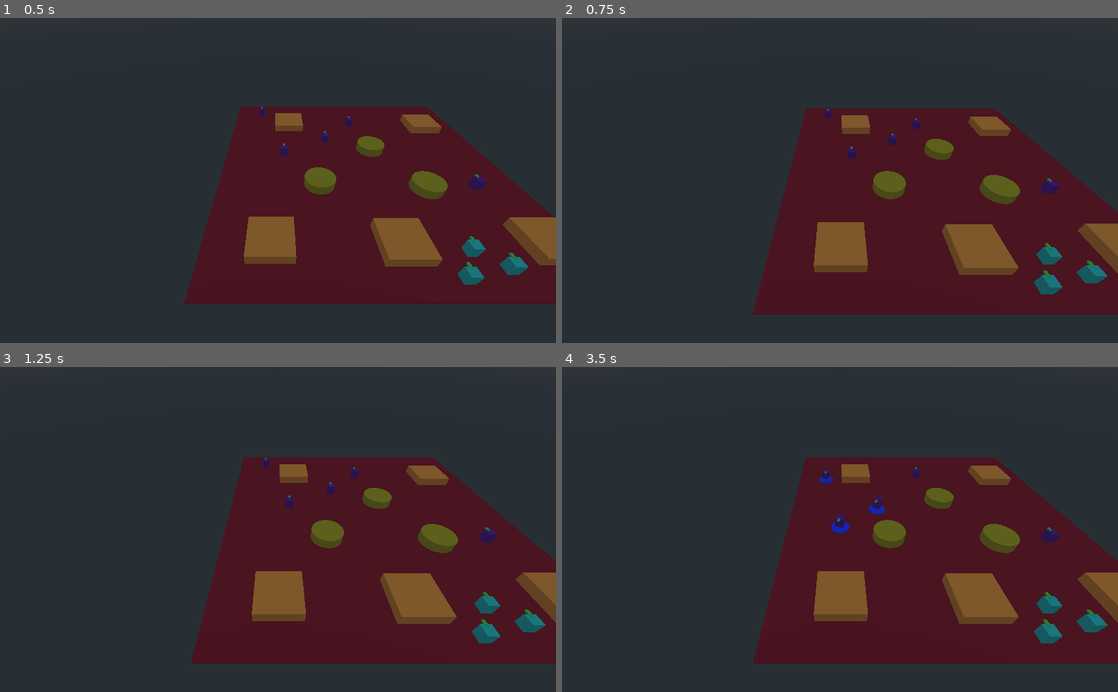
Above: before the commit, frames 1-4 (two rows, left to right).
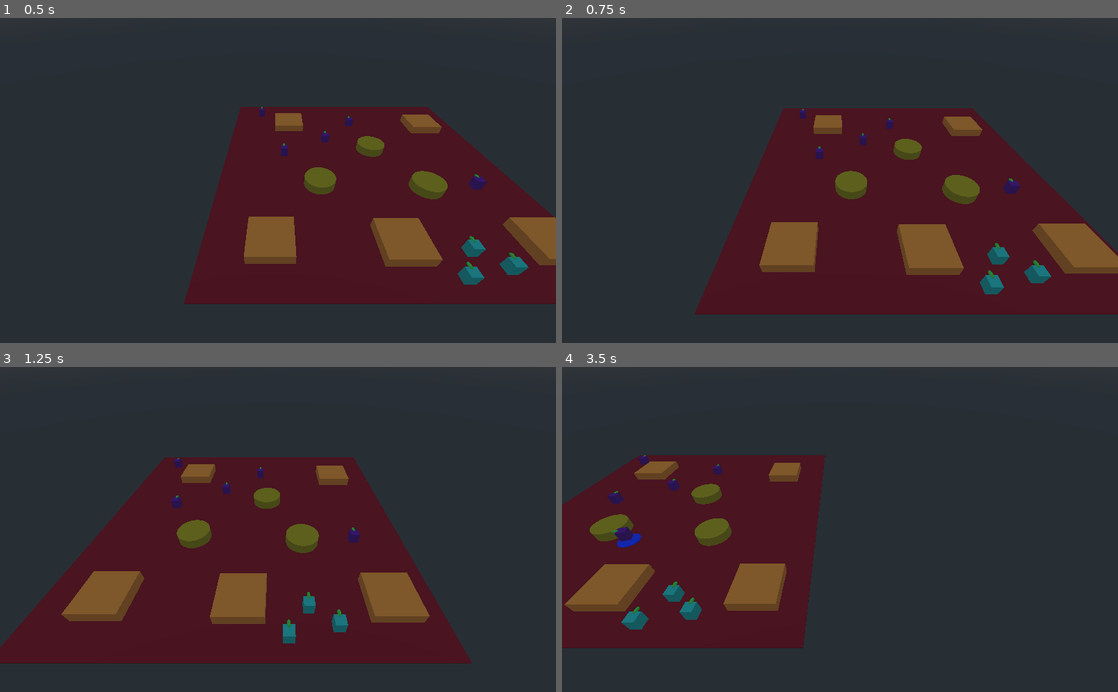
Above: after the commit, the same moments.

Repository: Ellord207/GodotShenanigans
Game: Godot game, scene res://World/TestWorld.tscn
The game is run twice, just before and just after one commit, with the same random seed, the same clock (stepped at 60 frames per second) and the same inputs.
Inputs (mouse positions are in pixels of both pictures, inside the frame that each line leads up to):
- Up to frame 1 (0.5 s): no input
- Up to frame 2 (0.75 s): move the mouse to (962, 164) at 0.52 s; press the mouse at (962, 164) at 0.53 s; hold Right from 0.53 s (still down)
- Up to frame 3 (1.25 s): keep holding Right
- Up to frame 4 (3.5 s): move the mouse to (728, 545) at 1.27 s; release Right at 1.28 s; release the mouse at (728, 545) at 1.28 s; hold Down 1.28-2.03 s; right-click (728, 545) at 1.35 s; move the mouse to (895, 458) at 2.02 s; press the mouse at (895, 458) at 2.03 s; hold Right 2.03-2.78 s; move the mouse to (812, 594) at 2.77 s; release the mouse at (812, 594) at 2.78 s; hold Up from 2.78 s (still down); right-click (812, 594) at 2.85 s

Frame 1 is identical in both runs. In frame 2, 19% of the frame differs, in the area x 23-100%, y 27-92%; in frame 3, 35%; in frame 4, 54%, in the area x 0-100%, y 27-92%.

Commit message:
Optionally use arrow keys to move camera

Diff:
--- a/World/CamControl.gd
+++ b/World/CamControl.gd
@@ -30,13 +30,13 @@
 func calc_move(m_pos, delta) -> void:
 	var v_size = get_viewport().size;
 	var move_vec = Vector3();
-	if m_pos.x < MOVE_MARGIN:
+	if m_pos.x < MOVE_MARGIN or Input.is_key_pressed(KEY_LEFT):
 		move_vec.x -= 1;
-	if m_pos.y < MOVE_MARGIN:
+	if m_pos.y < MOVE_MARGIN or Input.is_key_pressed(KEY_UP):
 		move_vec.z -= 1;
-	if m_pos.x > v_size.x - MOVE_MARGIN:
+	if m_pos.x > v_size.x - MOVE_MARGIN or Input.is_key_pressed(KEY_RIGHT):
 		move_vec.x += 1;
-	if m_pos.y > v_size.y - MOVE_MARGIN:
+	if m_pos.y > v_size.y - MOVE_MARGIN or Input.is_key_pressed(KEY_DOWN):
 		move_vec.z += 1;
 	move_vec = move_vec.rotated(Vector3(0, 1, 0), rotation_degrees.y);
 	global_translate(move_vec * delta * CAMERA_SPEED);
--- a/World/TestWorld.tscn
+++ b/World/TestWorld.tscn
@@ -16,36 +16,36 @@
 [sub_resource type="ConcavePolygonShape" id=4]
 data = PoolVector3Array( -25, 0.1, 25, 25, 0.1, 25, -25, -0.1, 25, 25, 0.1, 25, 25, -0.1, 25, -25, -0.1, 25, 25, 0.1, - …(428 unchanged characters)…
 
-[sub_resource type="CylinderMesh" id=12]
+[sub_resource type="CylinderMesh" id=5]
 top_radius = 2.5
 bottom_radius = 2.5
 height = 1.5
 
-[sub_resource type="SpatialMaterial" id=13]
+[sub_resource type="SpatialMaterial" id=6]
 albedo_color = Color( 0.568627, 0.454902, 0.0627451, 1 )
 
-[sub_resource type="ConcavePolygonShape" id=14]
+[sub_resource type="ConcavePolygonShape" id=7]
 data = PoolVector3Array( 0, 0.75, 2.5, 0.245, 0.75, 2.488, 0, 0.45, 2.5, 0.245, 0.75, 2.488, 0.245, 0.45, 2.488, 0, 0.4 …(50398 unchanged characters)…
 
-[sub_resource type="CubeMesh" id=5]
+[sub_resource type="CubeMesh" id=8]
 size = Vector3( 6, 1.5, 6 )
 
-[sub_resource type="SpatialMaterial" id=6]
+[sub_resource type="SpatialMaterial" id=9]
 albedo_color = Color( 0.772549, 0.411765, 0.14902, 1 )
-
-[sub_resource type="ConcavePolygonShape" id=7]
-data = PoolVector3Array( -3, 0.75, 3, 3, 0.75, 3, -3, -0.75, 3, 3, 0.75, 3, 3, -0.75, 3, -3, -0.75, 3, 3, 0.75, -3, -3, 0.75, -3, 3, -0.75, -3, -3, 0.75, -3, -3, -0.75, -3, 3, -0.75, -3, 3, 0.75, 3, 3, 0.75, -3, 3, -0.75, 3, 3, 0.75, -3, 3, -0.75, -3, 3, -0.75, 3, -3, 0.75, -3, -3, 0.75, 3, -3, -0.75, -3, -3, 0.75, 3, -3, -0.75, 3, -3, -0.75, -3, 3, 0.75, 3, -3, 0.75, 3, 3, 0.75, -3, -3, 0.75, 3, -3, 0.75, -3, 3, 0.75, -3, -3, -0.75, 3, 3, -0.75, 3, -3, -0.75, -3, 3, -0.75, 3, 3, -0.75, -3, -3, -0.75, -3 )
-
-[sub_resource type="ConcavePolygonShape" id=8]
-data = PoolVector3Array( -3, 0.75, 3, 3, 0.75, 3, -3, -0.75, 3, 3, 0.75, 3, 3, -0.75, 3, -3, -0.75, 3, 3, 0.75, -3, -3, 0.75, -3, 3, -0.75, -3, -3, 0.75, -3, -3, -0.75, -3, 3, -0.75, -3, 3, 0.75, 3, 3, 0.75, -3, 3, -0.75, 3, 3, 0.75, -3, 3, -0.75, -3, 3, -0.75, 3, -3, 0.75, -3, -3, 0.75, 3, -3, -0.75, -3, -3, 0.75, 3, -3, -0.75, 3, -3, -0.75, -3, 3, 0.75, 3, -3, 0.75, 3, 3, 0.75, -3, -3, 0.75, 3, -3, 0.75, -3, 3, 0.75, -3, -3, -0.75, 3, 3, -0.75, 3, -3, -0.75, -3, 3, -0.75, 3, 3, -0.75, -3, -3, -0.75, -3 )
-
-[sub_resource type="ConcavePolygonShape" id=9]
-data = PoolVector3Array( -3, 0.75, 3, 3, 0.75, 3, -3, -0.75, 3, 3, 0.75, 3, 3, -0.75, 3, -3, -0.75, 3, 3, 0.75, -3, -3, 0.75, -3, 3, -0.75, -3, -3, 0.75, -3, -3, -0.75, -3, 3, -0.75, -3, 3, 0.75, 3, 3, 0.75, -3, 3, -0.75, 3, 3, 0.75, -3, 3, -0.75, -3, 3, -0.75, 3, -3, 0.75, -3, -3, 0.75, 3, -3, -0.75, -3, -3, 0.75, 3, -3, -0.75, 3, -3, -0.75, -3, 3, 0.75, 3, -3, 0.75, 3, 3, 0.75, -3, -3, 0.75, 3, -3, 0.75, -3, 3, 0.75, -3, -3, -0.75, 3, 3, -0.75, 3, -3, -0.75, -3, 3, -0.75, 3, 3, -0.75, -3, -3, -0.75, -3 )
 
 [sub_resource type="ConcavePolygonShape" id=10]
 data = PoolVector3Array( -3, 0.75, 3, 3, 0.75, 3, -3, -0.75, 3, 3, 0.75, 3, 3, -0.75, 3, -3, -0.75, 3, 3, 0.75, -3, -3, …(392 unchanged characters)…
 
 [sub_resource type="ConcavePolygonShape" id=11]
+data = PoolVector3Array( -3, 0.75, 3, 3, 0.75, 3, -3, -0.75, 3, 3, 0.75, 3, 3, -0.75, 3, -3, -0.75, 3, 3, 0.75, -3, -3, 0.75, -3, 3, -0.75, -3, -3, 0.75, -3, -3, -0.75, -3, 3, -0.75, -3, 3, 0.75, 3, 3, 0.75, -3, 3, -0.75, 3, 3, 0.75, -3, 3, -0.75, -3, 3, -0.75, 3, -3, 0.75, -3, -3, 0.75, 3, -3, -0.75, -3, -3, 0.75, 3, -3, -0.75, 3, -3, -0.75, -3, 3, 0.75, 3, -3, 0.75, 3, 3, 0.75, -3, -3, 0.75, 3, -3, 0.75, -3, 3, 0.75, -3, -3, -0.75, 3, 3, -0.75, 3, -3, -0.75, -3, 3, -0.75, 3, 3, -0.75, -3, -3, -0.75, -3 )
+
+[sub_resource type="ConcavePolygonShape" id=12]
+data = PoolVector3Array( -3, 0.75, 3, 3, 0.75, 3, -3, -0.75, 3, 3, 0.75, 3, 3, -0.75, 3, -3, -0.75, 3, 3, 0.75, -3, -3, 0.75, -3, 3, -0.75, -3, -3, 0.75, -3, -3, -0.75, -3, 3, -0.75, -3, 3, 0.75, 3, 3, 0.75, -3, 3, -0.75, 3, 3, 0.75, -3, 3, -0.75, -3, 3, -0.75, 3, -3, 0.75, -3, -3, 0.75, 3, -3, -0.75, -3, -3, 0.75, 3, -3, -0.75, 3, -3, -0.75, -3, 3, 0.75, 3, -3, 0.75, 3, 3, 0.75, -3, -3, 0.75, 3, -3, 0.75, -3, 3, 0.75, -3, -3, -0.75, 3, 3, -0.75, 3, -3, -0.75, -3, 3, -0.75, 3, 3, -0.75, -3, -3, -0.75, -3 )
+
+[sub_resource type="ConcavePolygonShape" id=13]
+data = PoolVector3Array( -3, 0.75, 3, 3, 0.75, 3, -3, -0.75, 3, 3, 0.75, 3, 3, -0.75, 3, -3, -0.75, 3, 3, 0.75, -3, -3, 0.75, -3, 3, -0.75, -3, -3, 0.75, -3, -3, -0.75, -3, 3, -0.75, -3, 3, 0.75, 3, 3, 0.75, -3, 3, -0.75, 3, 3, 0.75, -3, 3, -0.75, -3, 3, -0.75, 3, -3, 0.75, -3, -3, 0.75, 3, -3, -0.75, -3, -3, 0.75, 3, -3, -0.75, 3, -3, -0.75, -3, 3, 0.75, 3, -3, 0.75, 3, 3, 0.75, -3, -3, 0.75, 3, -3, 0.75, -3, 3, 0.75, -3, -3, -0.75, 3, 3, -0.75, 3, -3, -0.75, -3, 3, -0.75, 3, 3, -0.75, -3, -3, -0.75, -3 )
+
+[sub_resource type="ConcavePolygonShape" id=14]
 data = PoolVector3Array( -3, 0.75, 3, 3, 0.75, 3, -3, -0.75, 3, 3, 0.75, 3, 3, -0.75, 3, -3, -0.75, 3, 3, 0.75, -3, -3, …(392 unchanged characters)…
 
 [sub_resource type="ConcavePolygonShape" id=15]
Not shown: 2 places in World/TestWorld.tscn that only renumber resources
